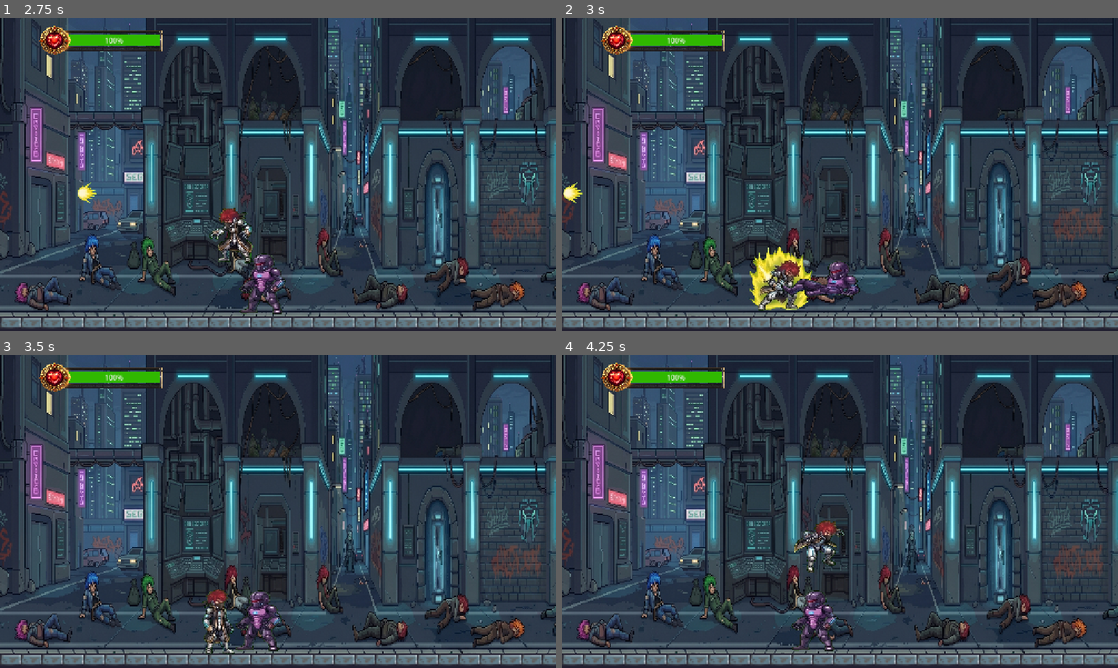
Above: before the commit, frames 1-4 (two rows, left to right).
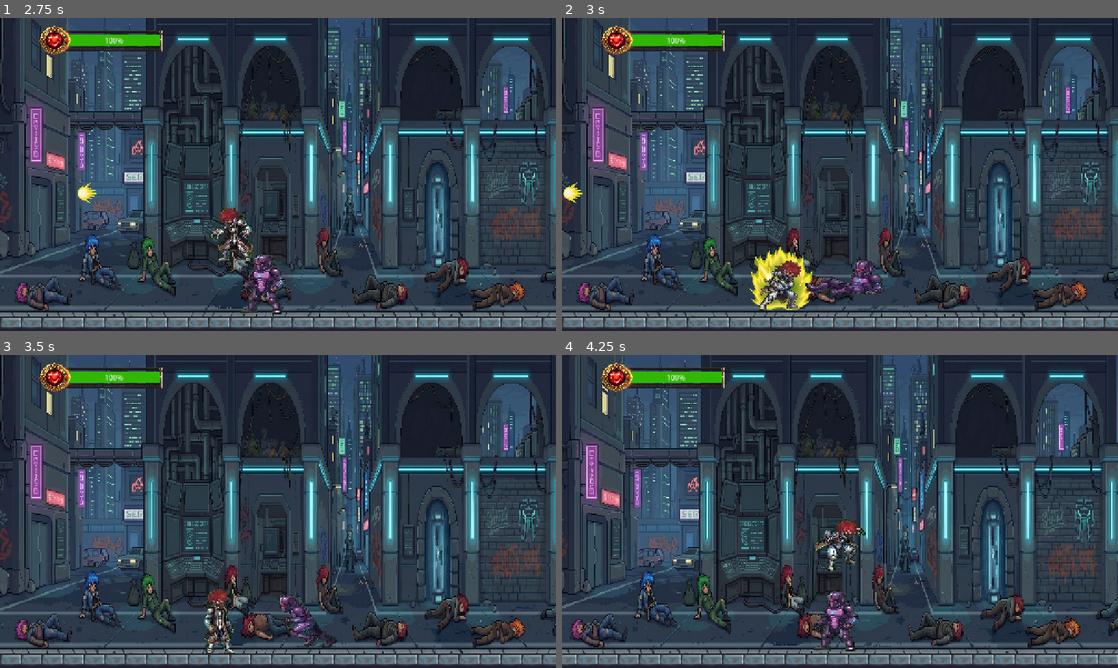
Above: after the commit, the same moments.

Repository: Rdry77/Proyecto_videojuegos_2026_individual
Game: Godot game, scene res://scenes/main.tscn
The game is run twice, just before and just after one commit, with the same random seed, the same clock (stepped at 60 frames per second) and the same inputs. The project has no main scene, so this scene is started directly.
Inputs (mouse positions are in pixels of both pictures, inside the frame that each line leads up to):
- Up to frame 1 (2.75 s): tap Enter (attack) at 0.5, 0.6 s; move the mouse to (400, 158) at 0.52 s; hold D (right) 0.53-2.03 s; tap Space (jump) at 0.77, 1.52 s; move the mouse to (166, 190) at 1.27 s; tap V (leer) at 1.35 s; move the mouse to (333, 105) at 2.02 s; hold A (left) from 2.03 s (still down); click (333, 105) at 2.1 s
- Up to frame 2 (3 s): move the mouse to (812, 237) at 2.77 s; release A (left) at 2.78 s; hold D (right) from 2.78 s (still down); tap Enter (attack) at 2.85 s
- Up to frame 3 (3.5 s): keep holding D (right); tap Space (jump) at 3.02 s
- Up to frame 4 (4.25 s): keep holding D (right); move the mouse to (1006, 558) at 3.52 s; hold V (leer) from 3.53 s (still down); tap Space (jump) at 3.77 s

Frame 1 is identical in both runs. In frame 2, 1.8% of the frame differs, in the area x 33-58%, y 73-94%; in frame 3, 1.9%; in frame 4, 34%, in the area x 0-100%, y 0-99%.

Commit message:
Arreglo de las direcciones del enemigo

Diff:
--- a/scripts/enemy.gd
+++ b/scripts/enemy.gd
@@ -16,7 +16,7 @@
 var current_state = "NORMAL"
 var attack_timer = 2.0
 var turn_timer = 0.0
-var last_direction = -1
+var last_direction : float = -1.0
 var strike_done = false
 
 # --- VARIABLES DE VIDA
@@ -34,20 +34,27 @@
 	if not is_on_floor() and current_state != "AIR_ATTACK":
 		velocity += get_gravity() * delta
 
-	# --- Estados ---
-	match current_state:
-		"NORMAL":
+	# Control de Muerte y Daño
+	if esta_muerto:
+		velocity.x = move_toward(velocity.x, 0, 10.0)
+	elif esta_herido:
+		velocity.x = move_toward(velocity.x, 0, 15.0)
+	else:
+		# SIEMPRE procesar el temporizador de ataque si está en NORMAL
+		if current_state == "NORMAL":
+			controlar_temporizador_ataques(delta)
 			perseguir_con_retraso(delta)
-			controlar_temporizador_ataques(delta)
-		"EMBESTIDA":
-			logica_embestida()
-		"AIR_ATTACK":
-			logica_picado_aereo()
-		"PRE_JUMP":
-			# Mientras sube, frenamos un poco el movimiento horizontal
-			velocity.x = move_toward(velocity.x, 0, 5.0)
-			if velocity.y > 0: # Si empieza a caer y no ha atacado, vuelve a normal
-				current_state = "NORMAL"
+
+		# Lógica de estados de ataque
+		match current_state:
+			"EMBESTIDA":
+				logica_embestida()
+			"AIR_ATTACK":
+				logica_picado_aereo()
+			"PRE_JUMP":
+				velocity.x = move_toward(velocity.x, 0, 5.0)
+				if velocity.y > 0:
+					current_state = "NORMAL"
 
 	move_and_slide()
 	gestionar_animaciones()
@@ -101,6 +108,7 @@
 	velocity.y = JUMP_FORCE
 	strike_done = false
 
+
 	# Pausa en el aire antes del picado
 	await get_tree().create_timer(0.5).timeout
 
